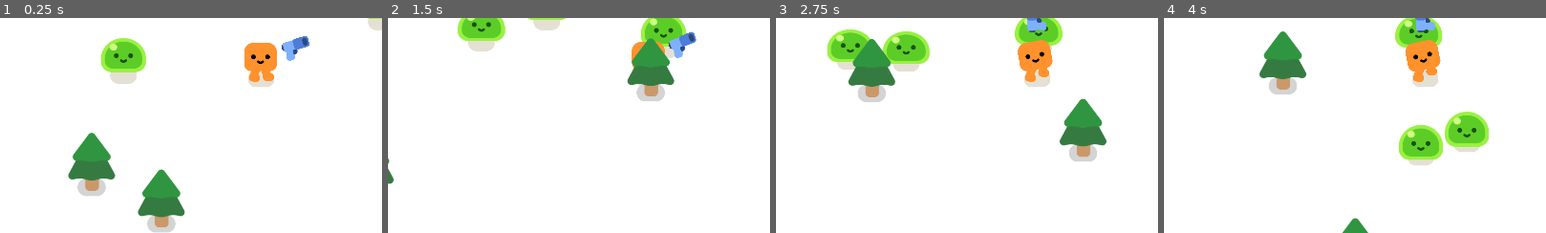
Above: before the commit, frames 1-4 (left to right).
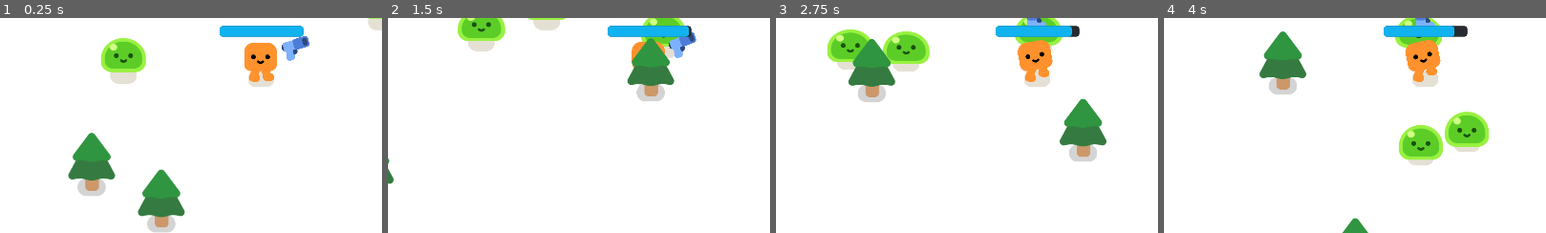
Above: after the commit, the same moments.

Repository: j-j4y/game_dev
Game: Godot game, scene res://seals_game.tscn
Same seed, same stepped clock (60 frames per second), same inputs: the game is played once before the commit and once after it.
Inputs:
- Up to frame 1 (0.25 s): no input
- Up to frame 2 (1.5 s): hold D (move_right) 0.53-1.28 s; hold S (move_down) from 1.28 s (still down)
- Up to frame 3 (2.75 s): release S (move_down) at 2.03 s; hold D (move_right) from 2.03 s (still down)
- Up to frame 4 (4 s): release D (move_right) at 2.78 s; hold W (move_up) 2.78-3.53 s; hold A (move_left) from 3.53 s (still down)
The pictures show only the part of the screen within x 16-66%, y 38-88%; the shares and areas given below are measured in that part.

The runs differ from the first frame. In frame 1, 1.2% of the frame differs, in the area x 57-80%, y 3-9%; in frame 2, 1.2%; in frame 3, 1.2%; in frame 4, 1.2%.

Commit message:
added health bar

Diff:
--- a/2d-project-assets/player.gd
+++ b/2d-project-assets/player.gd
@@ -1,4 +1,9 @@
 extends CharacterBody2D
+
+
+signal health_depleted
+var health = 100.0
+
 
 func _physics_process(delta):
 	var direction = Input.get_vector("move_left","move_right", "move_up", "move_down")
@@ -9,3 +14,12 @@
 		%HappyBoo.play_walk_animation()
 	else:
 		%HappyBoo.play_idle_animation()
+
+
+	const DAMAGE_RATE = 5.0
+	var overlapping_mobs = %HurtBox.get_overlapping_bodies()
+	if overlapping_mobs.size() > 0:
+		health -= DAMAGE_RATE * overlapping_mobs.size() * delta
+		%ProgressBar.value = health
+		if health <= 0.0:
+			health_depleted.emit()
--- a/2d-project-assets/player.tscn
+++ b/2d-project-assets/player.tscn
@@ -6,6 +6,23 @@
 
 [sub_resource type="CircleShape2D" id="CircleShape2D_nwoa8"]
 radius = 29.017237
+
+[sub_resource type="CircleShape2D" id="CircleShape2D_m2cho"]
+radius = 35.0
+
+[sub_resource type="StyleBoxFlat" id="StyleBoxFlat_omhhf"]
+bg_color = Color(0.15294118, 0.16862746, 0.1882353, 1)
+corner_radius_top_left = 8
+corner_radius_top_right = 8
+corner_radius_bottom_right = 8
+corner_radius_bottom_left = 8
+
+[sub_resource type="StyleBoxFlat" id="StyleBoxFlat_m2cho"]
+bg_color = Color(0.0627451, 0.69803923, 0.9372549, 1)
+corner_radius_top_left = 8
+corner_radius_top_right = 8
+corner_radius_bottom_right = 8
+corner_radius_bottom_left = 8
 
 [node name="Player" type="CharacterBody2D" unique_id=1078944527]
 script = ExtResource("1_onrkg")
@@ -21,3 +38,24 @@
 
 [node name="Gun" parent="." unique_id=179226158 instance=ExtResource("2_i3pqv")]
 position = Vector2(0, -34)
+
+[node name="HurtBox" type="Area2D" parent="." unique_id=1756955130]
+unique_name_in_owner = true
+collision_layer = 0
+collision_mask = 2
+
+[node name="CollisionShape2D" type="CollisionShape2D" parent="HurtBox" unique_id=1083818706]
+shape = SubResource("CircleShape2D_m2cho")
+debug_color = Color(0.35762793, 0.8878455, 0.5573211, 0.41960785)
+
+[node name="ProgressBar" type="ProgressBar" parent="." unique_id=1217699153]
+unique_name_in_owner = true
+offset_left = -98.0
+offset_top = -112.0
+offset_right = 112.0
+offset_bottom = -85.0
+theme_override_styles/background = SubResource("StyleBoxFlat_omhhf")
+theme_override_styles/fill = SubResource("StyleBoxFlat_m2cho")
+value = 100.0
+show_percentage = false
+metadata/_edit_use_anchors_ = true
